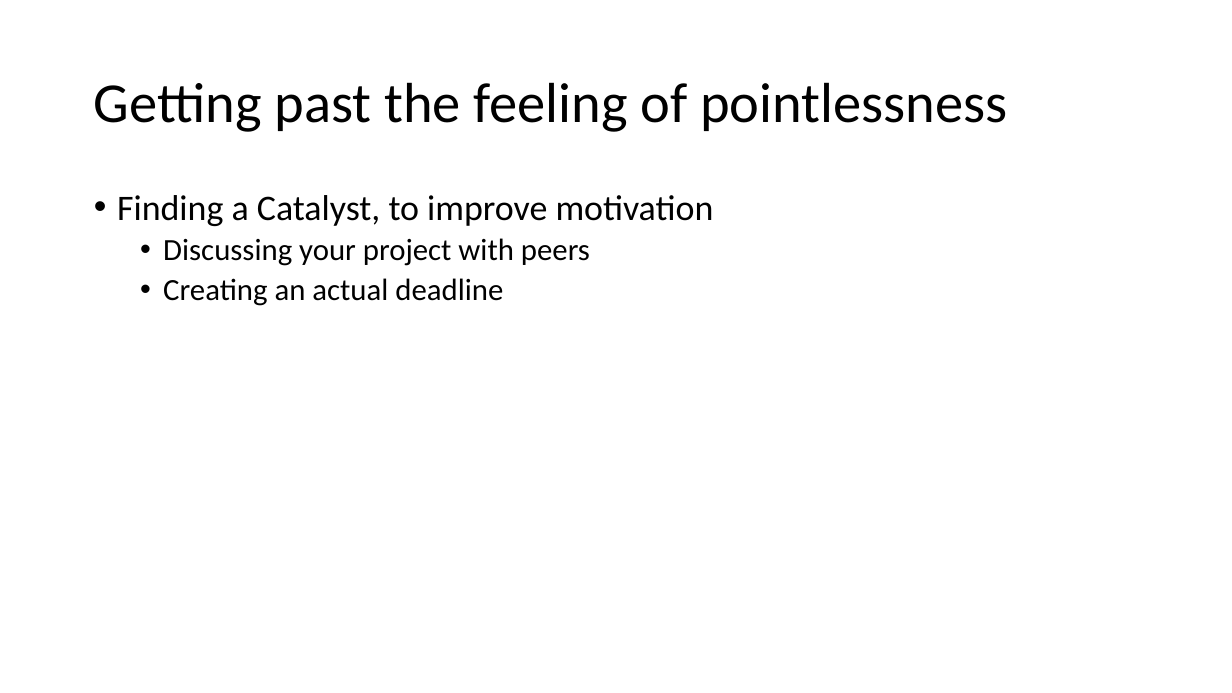
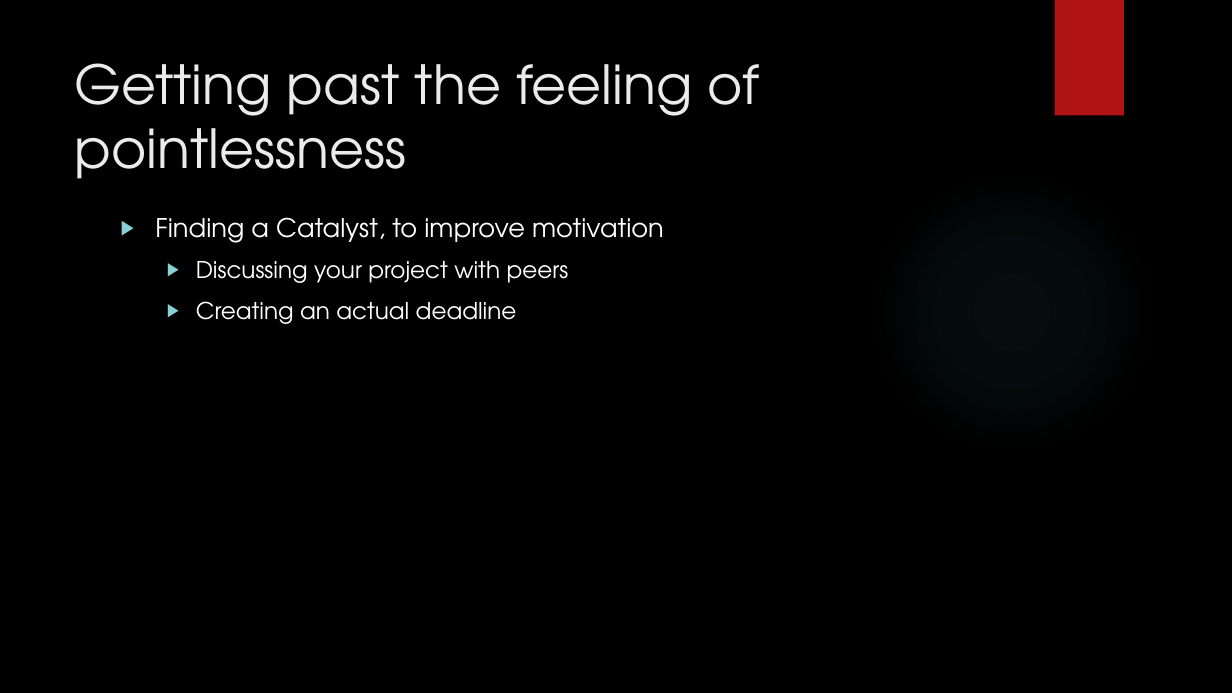
Before and after one commit to jaminologist/GopherLife, a slide deck: slide 19 of GopherLife.pptx (slide 9 before the commit). Drawn at 1232x693 pixels with LibreOffice and Linux fonts; fonts in the diff are those of the drawing; background and template pictures are left out. Boxes give left, top, right and bottom in pixels: in the first picture for what was removed or moved away, otherwise in the second. Text is boxed around its words. In the diff, an @@ line names an element or a change of style, - is before the commit and + after.

```diff
--- a/GopherLife.pptx
+++ b/GopherLife.pptx
@@ background #FFFFFF to picture (left out) @@
@@ rectangle added at box(1055, 0, 1124, 116), fill #B01513 @@
@@ title "Getting past the feeling of ...": place and size @@
-title "Getting past the feeling of ..." at box(94, 82, 1007, 132)
+title "Getting past the feeling of ..." at box(75, 63, 760, 179)
@@ title "Getting past the feeling of ..." at box(75, 63, 760, 179): size 44 to 42 pt, font Calibri to TeX Gyre Adventor, text colour #000000 to #EBEBEB; line spacing 0.9 to 1; vertical alignment middle to top @@
@@ ellipse added at box(870, 169, 1154, 454), fill gradient #50B9C1 @@
@@ text "Finding a Catalyst, to improve ...": place and size @@
-text "Finding a Catalyst, to improve ..." at box(117, 195, 714, 306)
+text "Finding a Catalyst, to improve ..." at box(155, 217, 664, 324)
@@ text "Finding a Catalyst, to improve ..." at box(155, 217, 664, 324): size 28 to 20 pt in "Finding a Catalyst, to improve motivation"; font Calibri to TeX Gyre Adventor, text colour #000000 to #FFFFFF; size 24 to 18 pt in "Discussing your project with peers", "Creating an actual deadline"; bullet • to ▶; line spacing 0.9 to 1; more space between paragraphs @@
```
Also in this commit, not shown: 11 other slides changed, 10 slides added.
